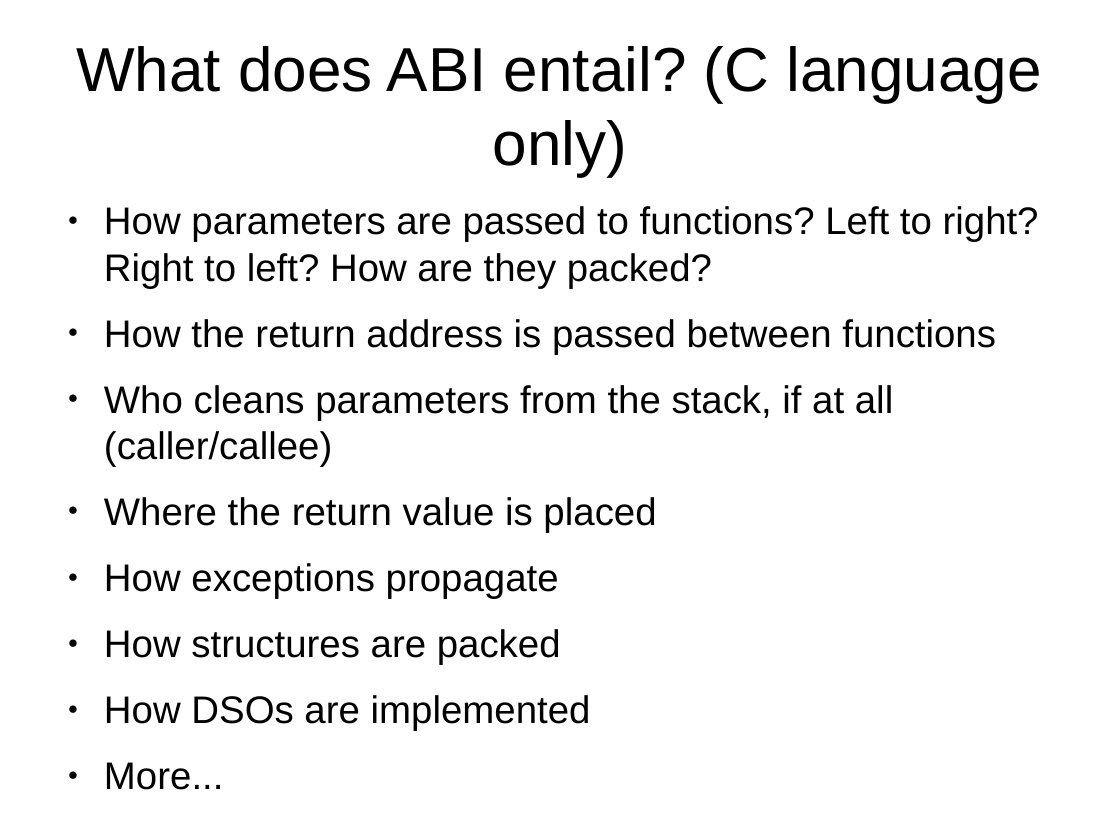
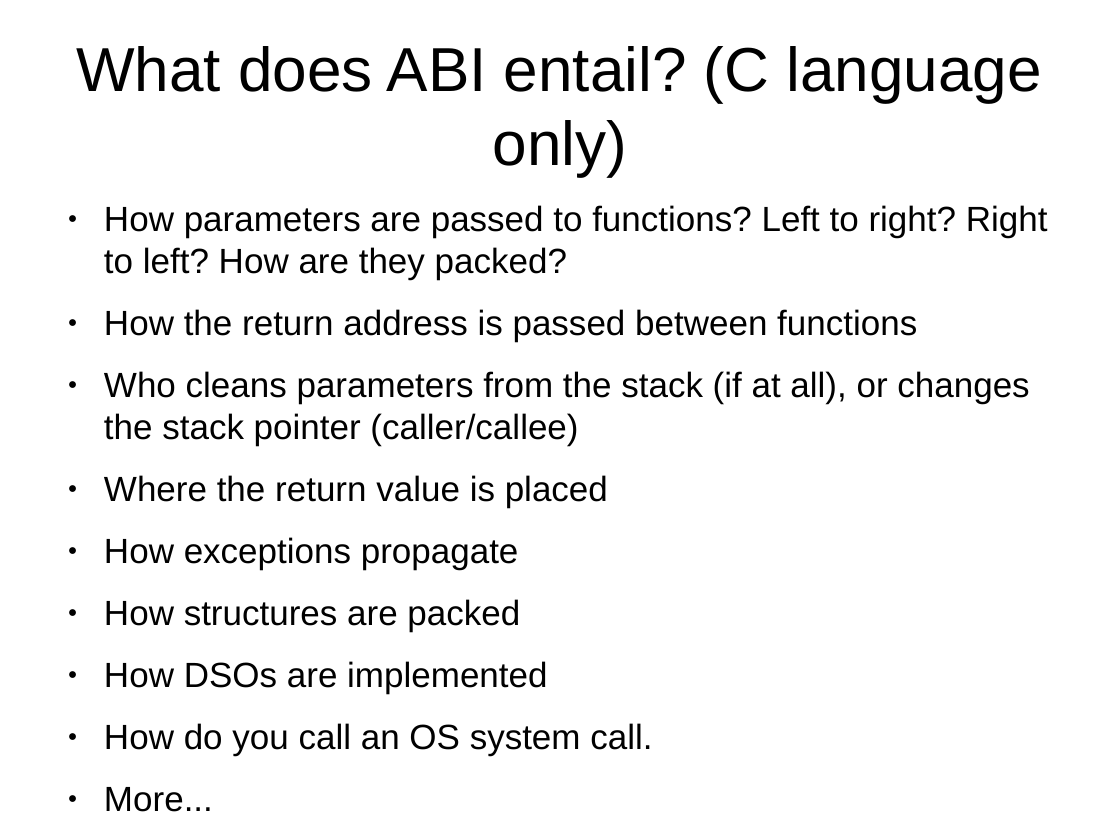
Before and after one commit to kalmuthu/slides, a slide deck: slide 15 of odp/gdb.odp (slide 8 before the commit). Drawn at 1120x840 pixels with LibreOffice and Linux fonts; fonts in the diff are those of the drawing. Boxes give left, top, right and bottom in pixels: in the first picture for what was removed or moved away, otherwise in the second. Text is boxed around its words. In the diff, an @@ line names an element or a change of style, - is before the commit and + after.

```diff
--- a/odp/gdb.odp
+++ b/odp/gdb.odp
@@ text at (104,205,1048,812): size 27.2 to 24.8 pt in "How parameters are passed to functions? Left ...", "How the return address is passed between ...", "Where the return value is placed", "How exceptions propagate" and 3 more places @@
@@ text at (104,371,1029,446): text changed; size 27.2 to 24.8 pt @@
-● Who cleans parameters from the stack, if at all (caller/callee)
+● Who cleans parameters from the stack (if at all), or changes the stack pointer (caller/callee)
@@ text at (104,723,652,756): paragraph added @@
+● How do you call an OS system call.
```
Also in this commit, not shown: 4 other slides changed, 11 slides added, 1 slide removed.
